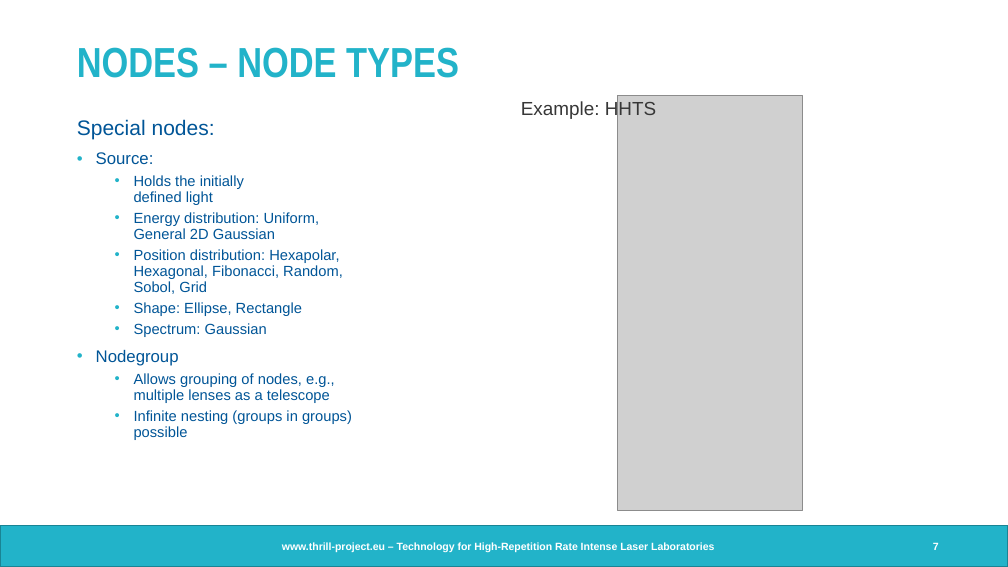
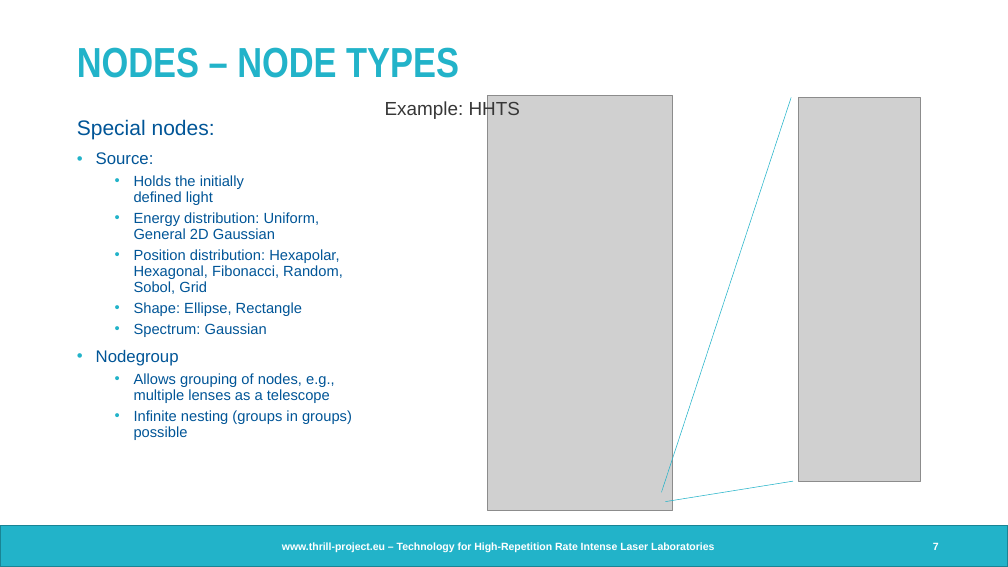
Before and after one commit to opossum-labs/opossum, a slide deck: slide 7 of book/documents/Opossum_Thrill_meeting_20241028.pptx. Drawn at 1008x567 pixels with LibreOffice and Linux fonts; fonts in the diff are those of the drawing; grey boxes stand for pictures; background and template pictures are left out. Boxes give left, top, right and bottom in pixels: in the first picture for what was removed or moved away, otherwise in the second. Text is boxed around its words. In the diff, an @@ line names an element or a change of style, - is before the commit and + after.

```diff
--- a/book/documents/Opossum_Thrill_meeting_20241028.pptx
+++ b/book/documents/Opossum_Thrill_meeting_20241028.pptx
@@ text "Example: HHTS": place and size @@
-text "Example: HHTS" at (521, 100, 656, 119)
+text "Example: HHTS" at (385, 100, 520, 119)
@@ picture: place and size @@
-picture at (618, 96, 803, 511)
+picture at (488, 96, 673, 511)
@@ line added from (662, 492) to (792, 98), #22B3C9 0.5 pt @@
@@ picture added at (799, 98, 920, 482) @@
@@ line added from (665, 502) to (793, 481), #22B3C9 0.5 pt @@
```
Also in this commit, not shown: 1 other slide changed.
